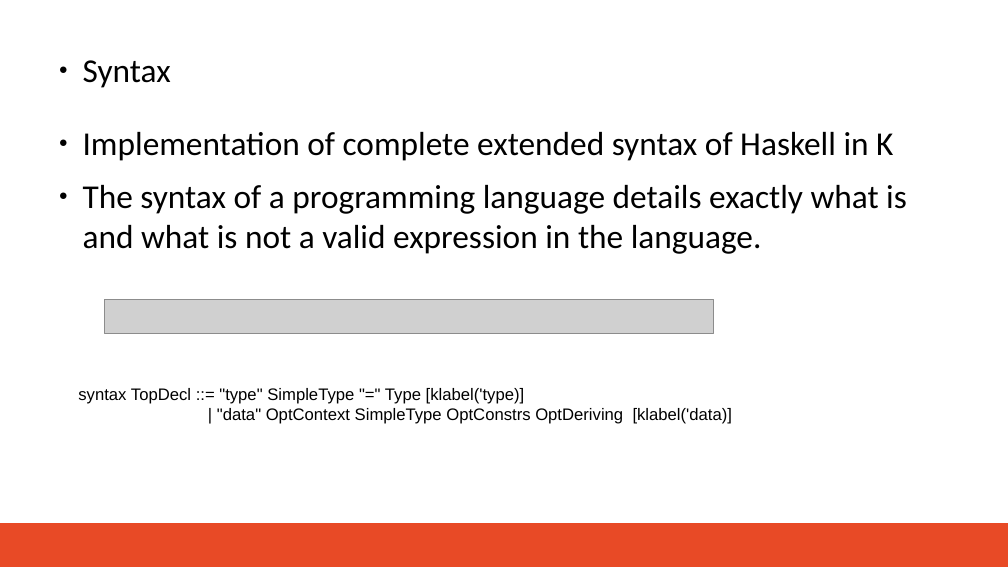
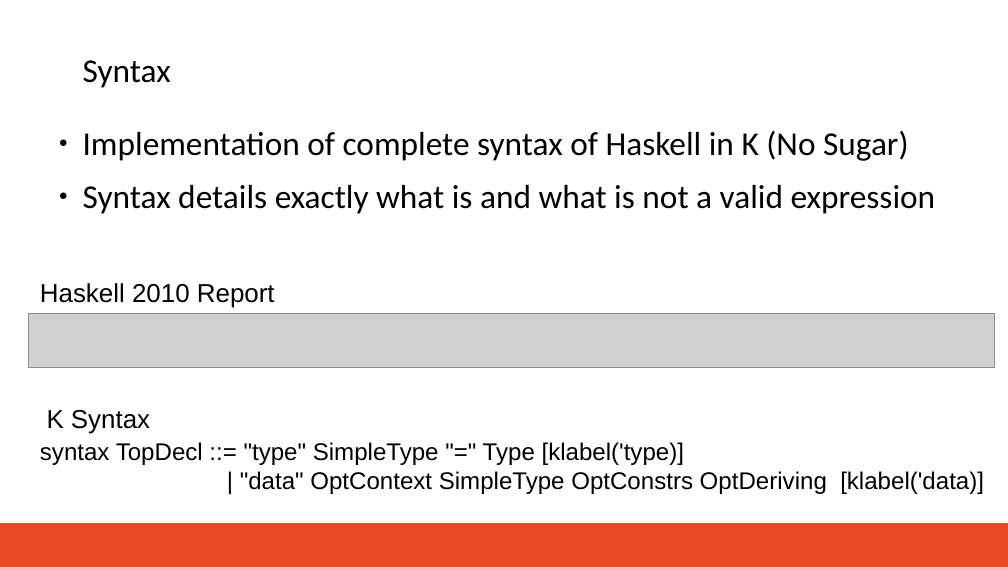
Before and after one commit to brrmorre/SeniorThesis, a slide deck: slide 4 of presentation/presentation.odp (slide 5 before the commit). Drawn at 1008x567 pixels with LibreOffice and Linux fonts; fonts in the diff are those of the drawing; grey boxes stand for pictures; background and template pictures are left out. Boxes give left, top, right and bottom in pixels: in the first picture for what was removed or moved away, otherwise in the second. Text is boxed around its words. In the diff, an @@ line names an element or a change of style, - is before the commit and + after.

```diff
--- a/presentation/presentation.odp
+++ b/presentation/presentation.odp
@@ text "Syntax" at <box>83,60,171,88</box>: bullet ● to none @@
@@ text at <box>83,130,936,214</box>: text changed @@
-● Implementation of complete extended syntax of Haskell in K
-● The syntax of a programming language details exactly what is and what is not a valid expression in the language.
+● Implementation of complete syntax of Haskell in K (No Sugar)
+● Syntax details exactly what is and what is not a valid expression
@@ text added at <box>40,283,275,308</box>, 28 pt, text #000000 @@
+Haskell 2010 Report
@@ picture: place and size @@
-picture at <box>104,300,714,334</box>
+picture at <box>28,314,994,368</box>
@@ text added at <box>47,410,150,434</box>, 28 pt, text #000000 @@
+K Syntax
@@ text "syntax TopDecl ::= "type" SimpleType ...": place and size @@
-text "syntax TopDecl ::= "type" SimpleType ..." at <box>78,388,732,424</box>
+text "syntax TopDecl ::= "type" SimpleType ..." at <box>40,442,984,494</box>
@@ text "syntax TopDecl ::= "type" SimpleType ..." at <box>40,442,984,494</box>: size 18 to 26 pt @@
```
Also in this commit, not shown: 6 other slides changed, 1 slide removed, 6 other files.
